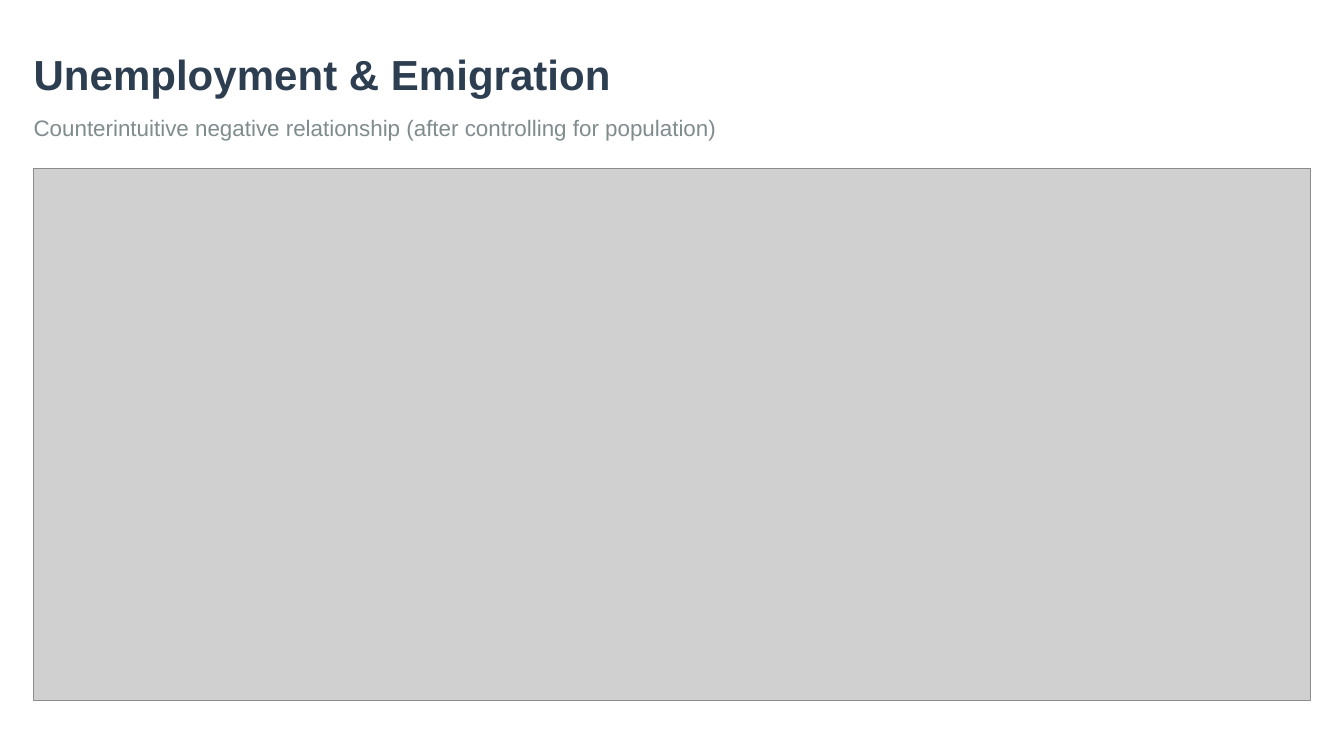
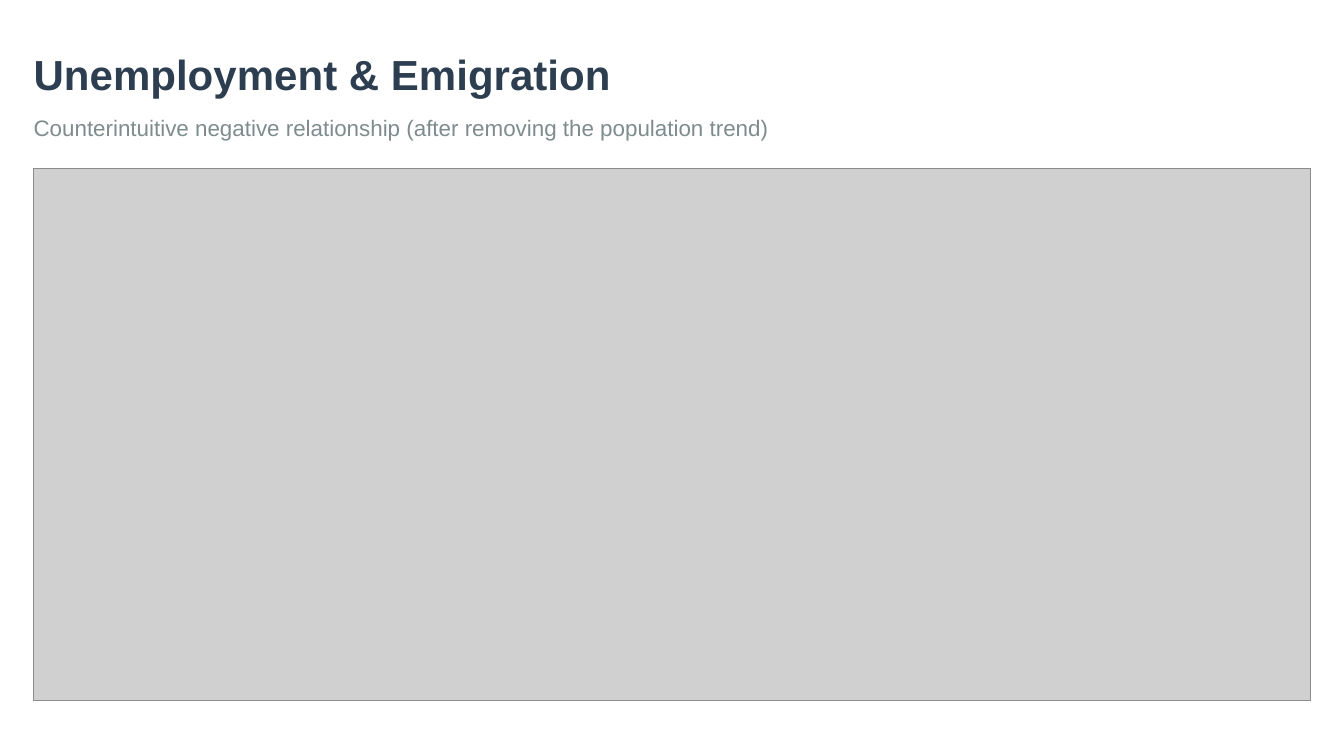
Before and after one commit to SexomQ/ExploratoryDataAnalysis, a slide deck: slide 7 of Reports & Presentations/Luxembourg_Development_EDA_Presentation.pptx. Drawn at 1344x756 pixels with LibreOffice and Linux fonts; fonts in the diff are those of the drawing; grey boxes stand for pictures. Boxes give left, top, right and bottom in pixels: in the first picture for what was removed or moved away, otherwise in the second. Text is boxed around its words. In the diff, an @@ line names an element or a change of style, - is before the commit and + after.

```diff
--- a/Reports & Presentations/Luxembourg_Development_EDA_Presentation.pptx
+++ b/Reports & Presentations/Luxembourg_Development_EDA_Presentation.pptx
@@ text at (x1=34, y1=120, x2=768, y2=141): text changed @@
-Counterintuitive negative relationship (after controlling for population)
+Counterintuitive negative relationship (after removing the population trend)
```
Also in this commit, not shown: 5 other slides changed, 2 other files.
